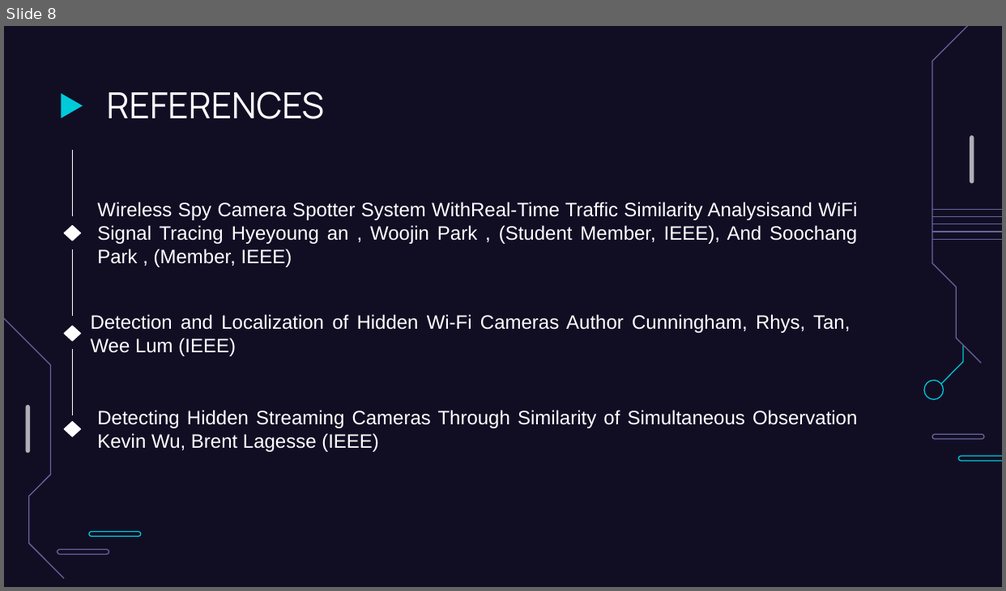
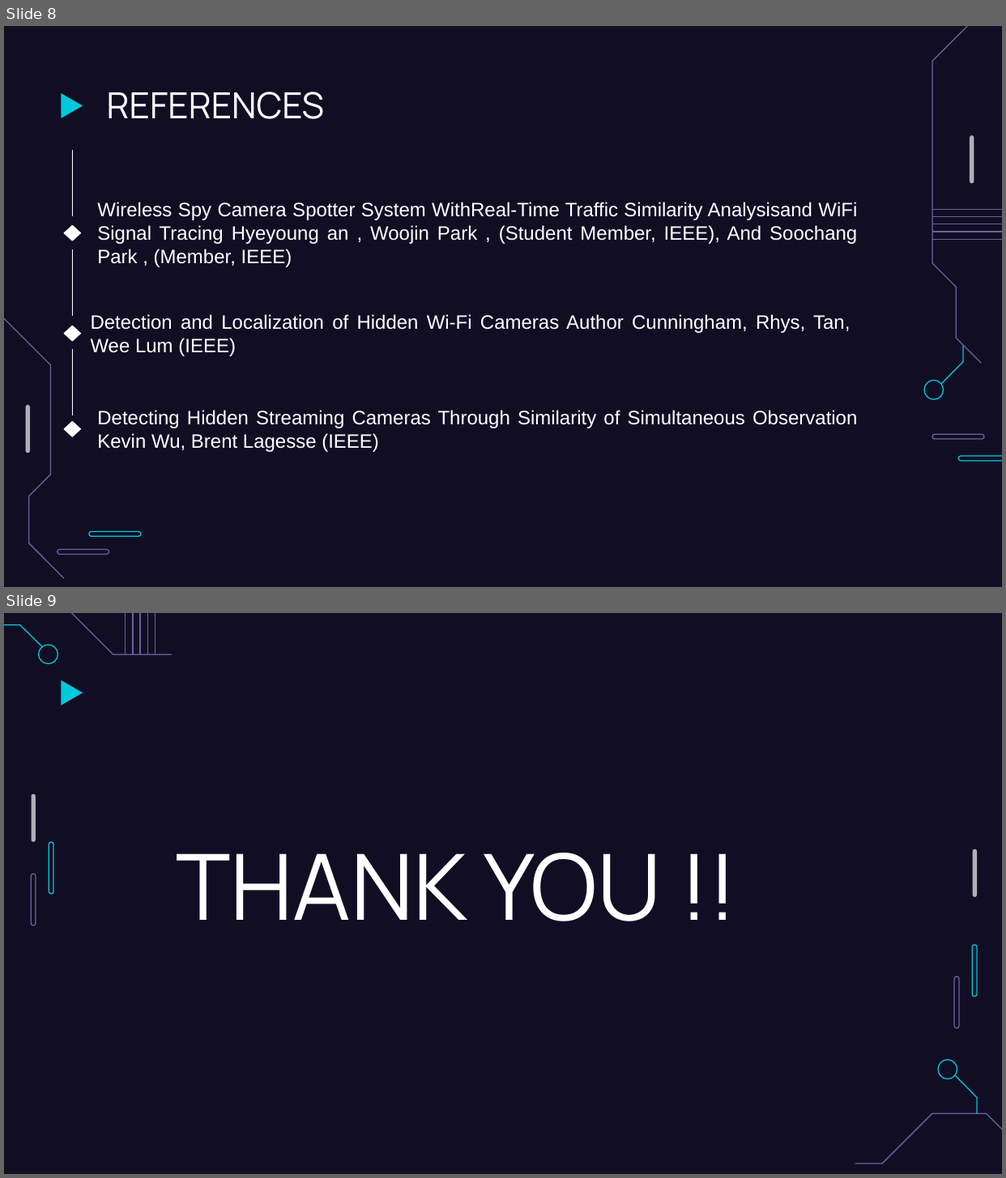
Before and after one commit to DeviBongarde/MPG1, a slide deck: MPG1_PPT.pptx. Shown one above the other, each under a label of ours: slide 8 before the commit, slides 8 and 9 after it. The pictures are 1006x591 and 1006x1178 pixels, drawn with LibreOffice and Linux fonts; fonts in the diff are those of the drawing. Boxes give left, top, right and bottom in pixels: in the first picture for what was removed or moved away, otherwise in the second. Text is boxed around its words. In the diff, an @@ line names an element or a change of style, - is before the commit and + after.

```diff
--- a/MPG1_PPT.pptx
+++ b/MPG1_PPT.pptx
@@ slide 9 added at box(4, 613, 1002, 1174), background #110E24; not listed: 1 template element that a slide beside it also shows @@
@@ group added at box(4, 613, 1002, 1174): 6 freeform shapes, 5 lines @@
@@ freeform shape added at box(31, 794, 35, 841), fill #AFAFB6 @@
@@ text added at box(176, 853, 662, 922), 66 pt, text #FFFFFF @@
+THANK YOU !!
@@ freeform shape added at box(973, 850, 977, 897), fill #AFAFB6 @@
@@ group added at box(31, 842, 977, 1029): 4 freeform shapes @@
```
Also in this commit, not shown: 2 slides changed.
